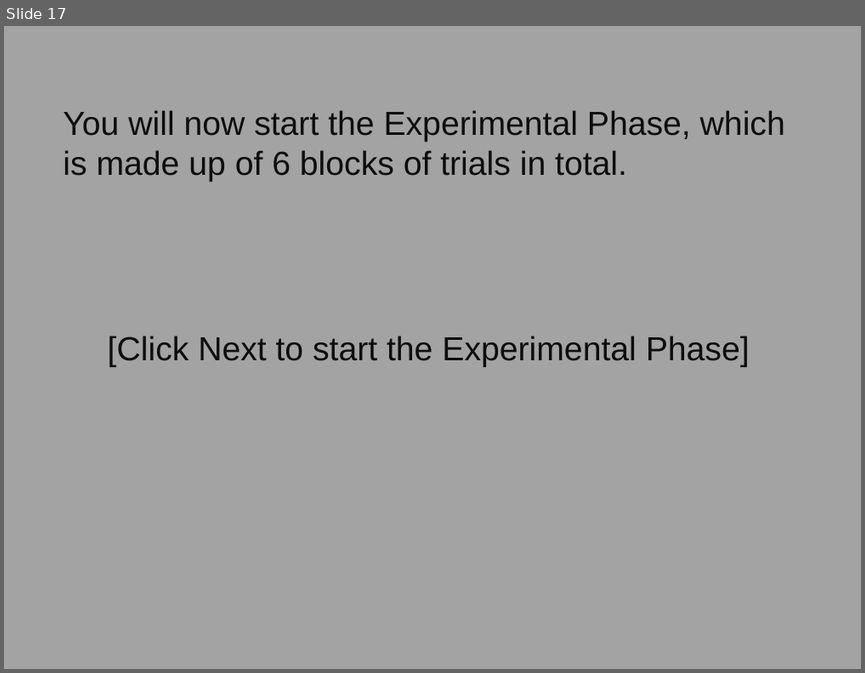
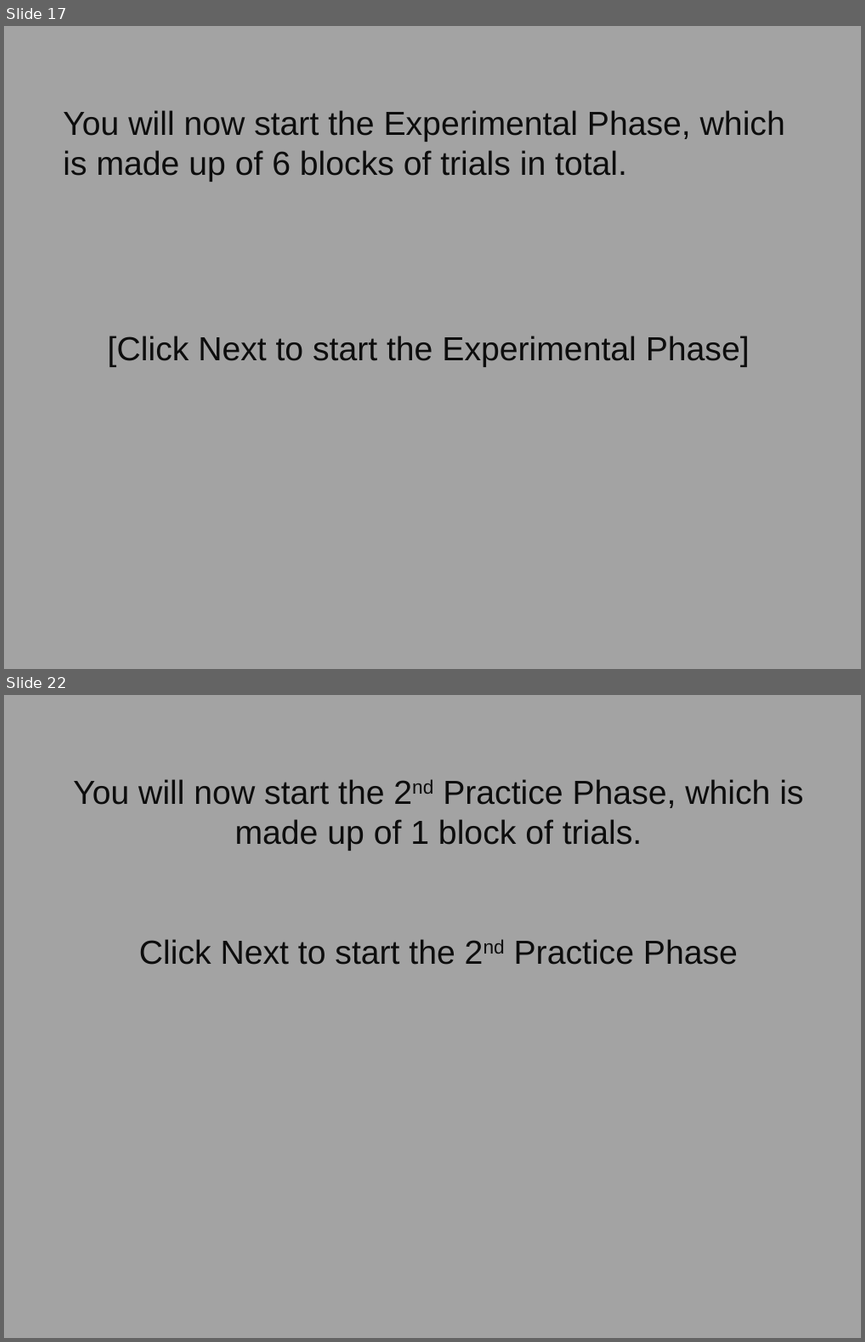
Before and after one commit to raj925/raj925.github.io, a slide deck: AdvisorChoice/instructions/Experiment 1a Instructions.pptx. Shown one above the other, each under a label of ours: slide 17 before the commit, slides 17 and 22 after it; the slides between them are not shown. The pictures are 865x673 and 865x1342 pixels, drawn with LibreOffice and Linux fonts; fonts in the diff are those of the drawing. Boxes give left, top, right and bottom in pixels: in the first picture for what was removed or moved away, otherwise in the second. Text is boxed around its words. In the diff, an @@ line names an element or a change of style, - is before the commit and + after.

Commit message:
Age Check, Instructions and Index Changes
- Chnaged age check to remove the upper age limit.
- Instructions updated to accomodate block 4 trials (and removed some errors)
- Index Html changed for presentation purposes.
- Added a thank you page at the end of the study.

```diff
--- a/AdvisorChoice/instructions/Experiment 1a Instructions.pptx
+++ b/AdvisorChoice/instructions/Experiment 1a Instructions.pptx
@@ slide 22 added at (4, 695, 861, 1338), background #A3A3A3 @@
@@ text added at (73, 779, 803, 964), 28 pt, text #0D0D0D @@
+You will now start the 2nd Practice Phase, which is made up of 1 block of trials.
+Click Next to start the 2nd Practice Phase
```
Also in this commit, not shown: 2 slides changed, 5 other slides added, 36 other files.
